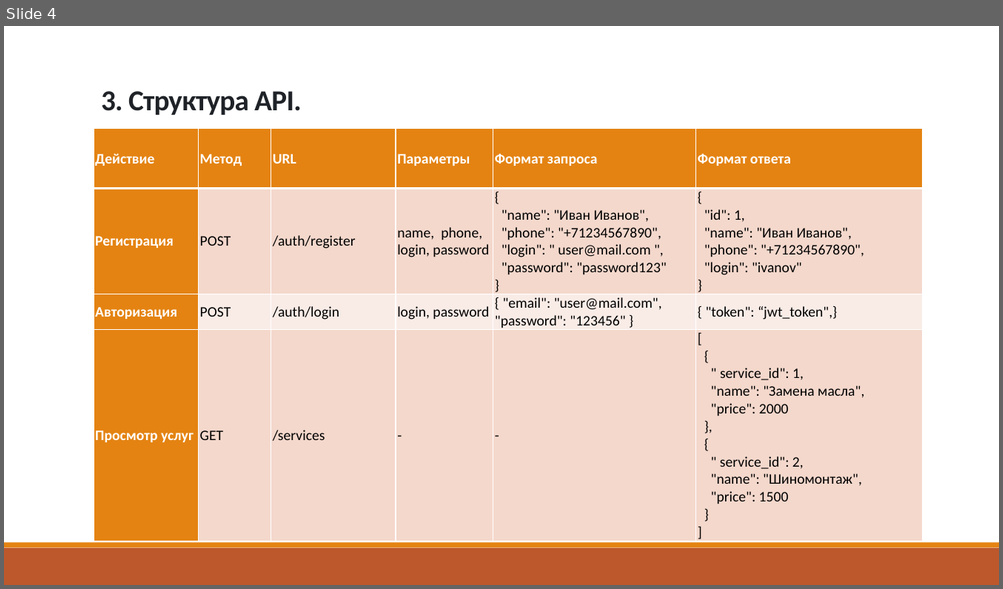
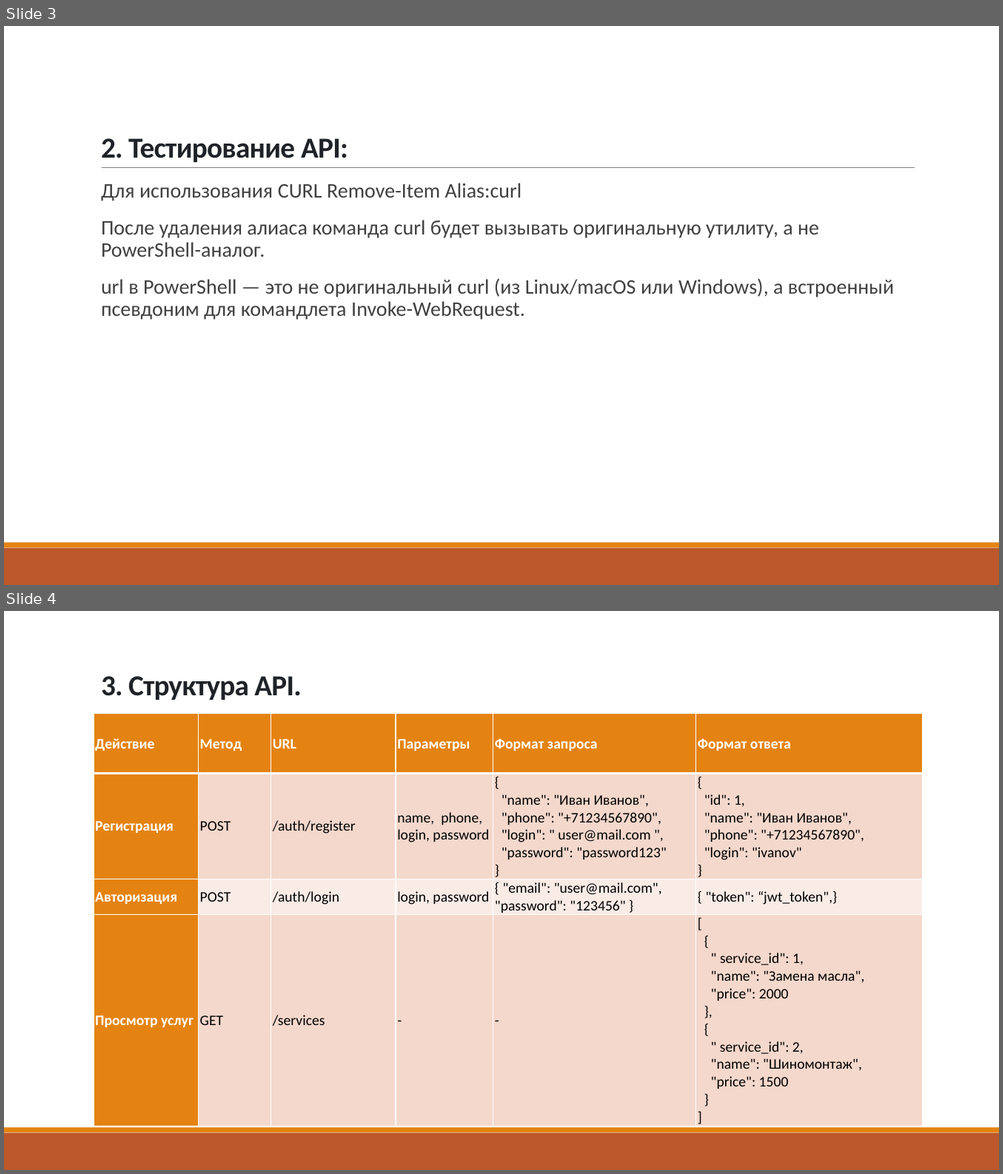
Before and after one commit to Tigr195/AutoService, a slide deck: Отчеты/Презентация_ЛР0_6303_Ашугян.pptx. Shown one above the other, each under a label of ours: slide 4 before the commit, slides 3 and 4 after it. The pictures are 1003x589 and 1003x1174 pixels, drawn with LibreOffice and Linux fonts; fonts in the diff are those of the drawing. Boxes give left, top, right and bottom in pixels: in the first picture for what was removed or moved away, otherwise in the second. Text is boxed around its words. In the diff, an @@ line names an element or a change of style, - is before the commit and + after.

```diff
--- a/Отчеты/Презентация_ЛР0_6303_Ашугян.pptx
+++ b/Отчеты/Презентация_ЛР0_6303_Ашугян.pptx
@@ slide 3 added at box(4, 26, 999, 585), background #FFFFFF; not listed: 3 template elements that a slide beside it also shows @@
@@ title added at box(101, 138, 348, 162), 28 pt, text #1F2328, bold @@
+2. Тестирование API:
@@ text added at box(101, 183, 893, 320), 20 pt, text #404040 @@
+  Для использования CURL Remove-Item Alias:curl
+  После удаления алиаса команда curl будет вызывать оригинальную утилиту, а не PowerShell-аналог.
+  url в PowerShell — это не оригинальный curl (из Linux/macOS или Windows), а встроенный псевдоним для командлета Invoke-WebRequest.
```
Also in this commit, not shown: 2 slides changed, 1 slide removed, 8 other files.
